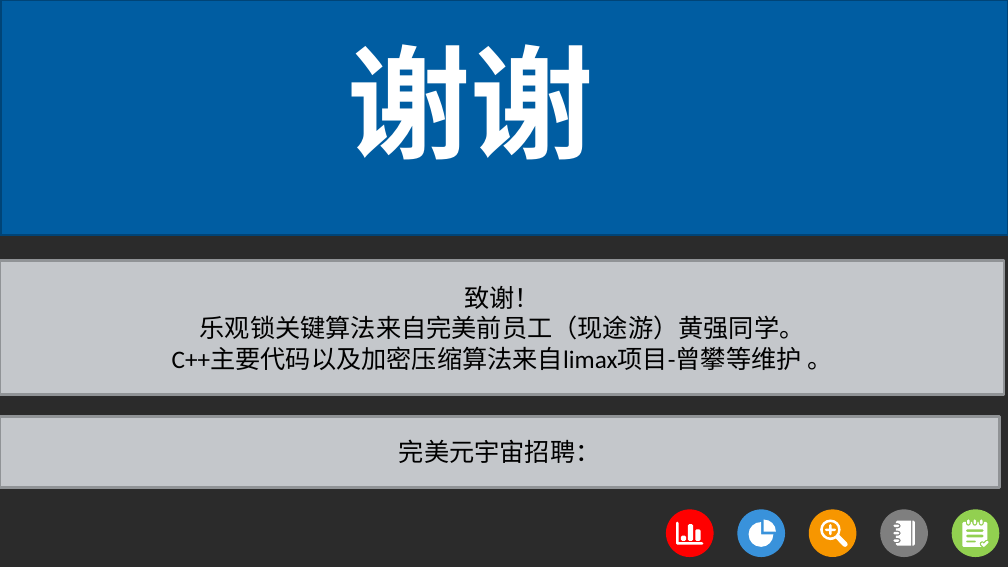
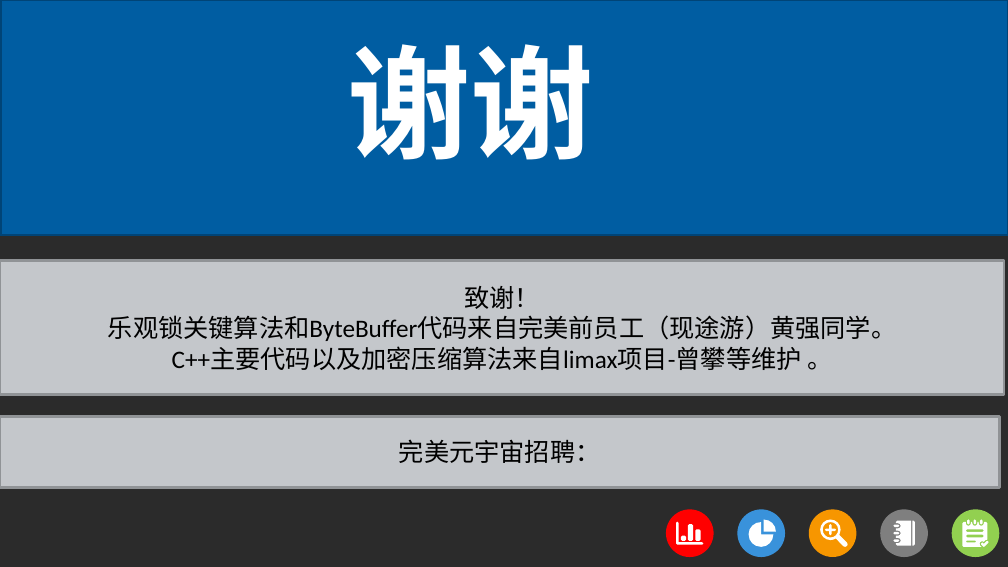
Before and after one commit to e2wugui/zeze, a slide deck: slide 18 of doc/基于缓存同步的分布式事务服务器框架.pptx. Drawn at 1008x567 pixels with LibreOffice and Linux fonts; fonts in the diff are those of the drawing; background and template pictures are left out; a plain dark background stands for a picture behind light text. Boxes give left, top, right and bottom in pixels: in the first picture for what was removed or moved away, otherwise in the second. Text is boxed around its words. In the diff, an @@ line names an element or a change of style, - is before the commit and + after.

Commit message:
ByteBuffer 致谢

```diff
--- a/doc/基于缓存同步的分布式事务服务器框架.pptx
+++ b/doc/基于缓存同步的分布式事务服务器框架.pptx
@@ text in rectangle at (108,315,896,341): text changed @@
-乐观锁关键算法来自完美前员工（现途游）黄强同学。
+乐观锁关键算法和ByteBuffer代码来自完美前员工（现途游）黄强同学。
```
